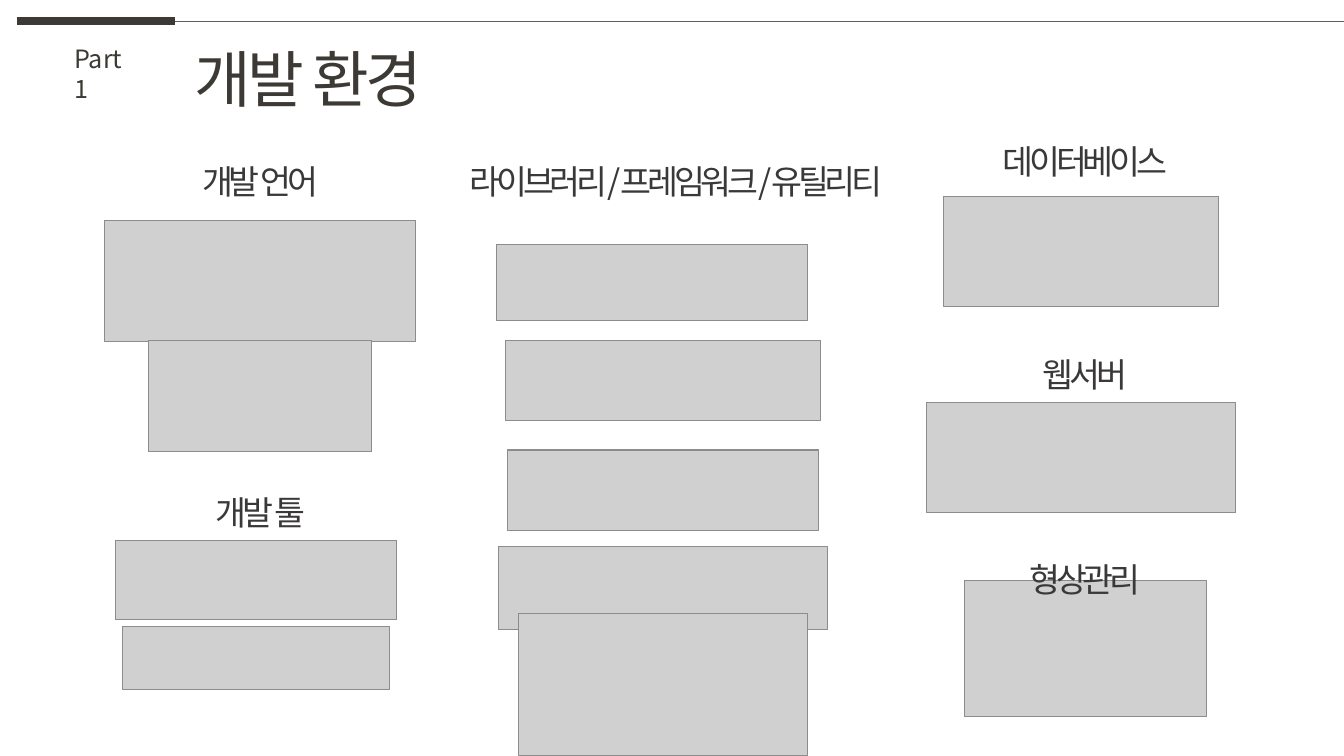
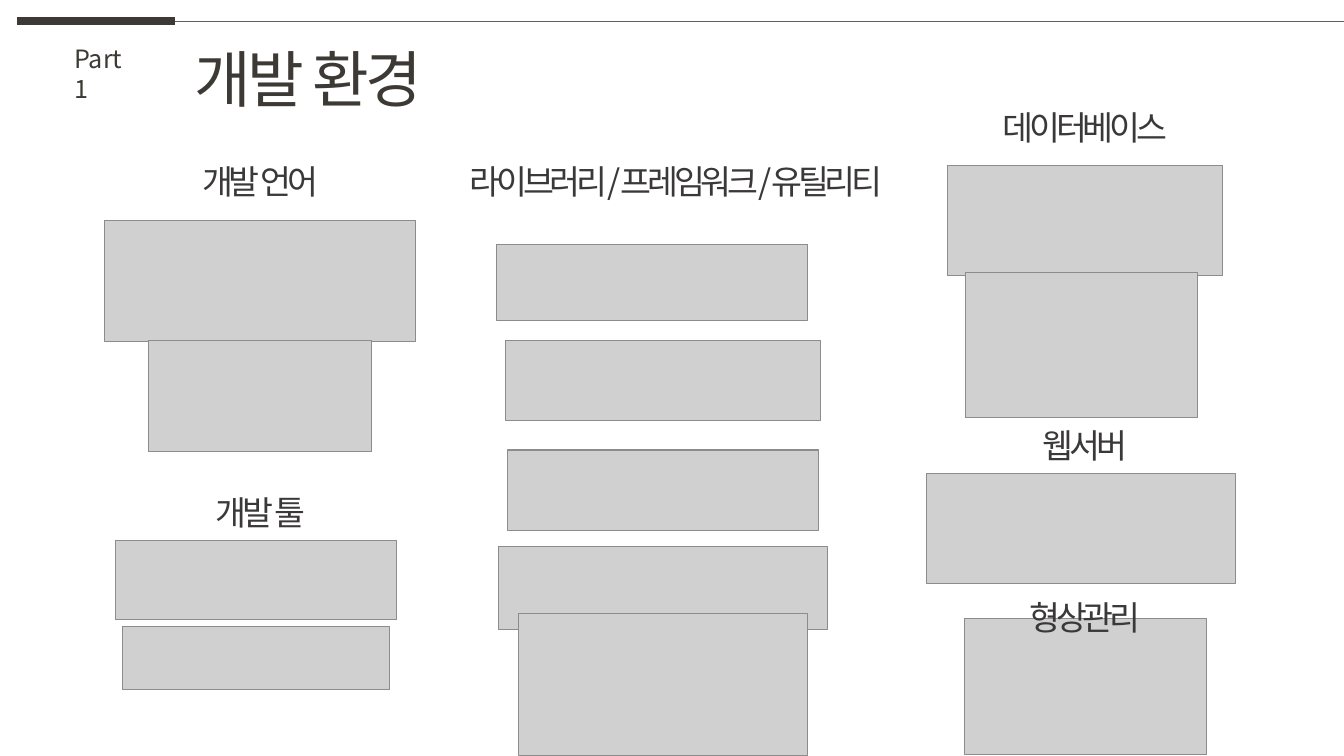
Before and after one commit to ostrichick/MaruProject, a slide deck: slide 5 of 20220929_teamA.pptx. Drawn at 1344x756 pixels with LibreOffice and Linux fonts; fonts in the diff are those of the drawing; grey boxes stand for pictures. Boxes give left, top, right and bottom in pixels: in the first picture for what was removed or moved away, otherwise in the second. Text is boxed around its words. In the diff, an @@ line names an element or a change of style, - is before the commit and + after.

```diff
--- a/20220929_teamA.pptx
+++ b/20220929_teamA.pptx
@@ text "데이터베이스": place and size @@
-text "데이터베이스" at [1003,146,1167,177]
+text "데이터베이스" at [1003,112,1167,143]
@@ picture: place and size @@
-picture at [944,197,1219,307]
+picture at [948,165,1223,275]
@@ picture added at [965,272,1197,417] @@
@@ text "웹서버": place and size @@
-text "웹서버" at [1043,359,1127,390]
+text "웹서버" at [1043,430,1127,461]
@@ picture: place and size @@
-picture at [928,402,1236,512]
+picture at [928,474,1236,584]
@@ text "형상관리": place and size @@
-text "형상관리" at [1030,557,1141,595]
+text "형상관리" at [1030,595,1141,633]
@@ picture: place and size @@
-picture at [964,581,1206,717]
+picture at [964,619,1206,755]
```
Also in this commit, not shown: 1 other slide changed, 3 other files.
